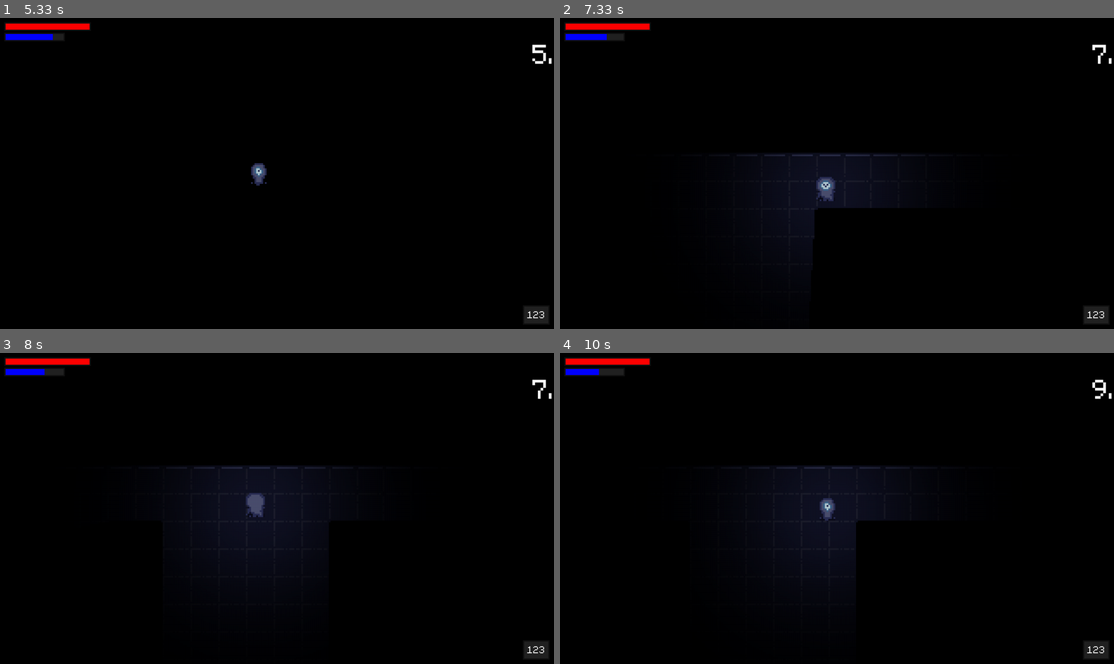
Above: before the commit, frames 1-4 (two rows, left to right).
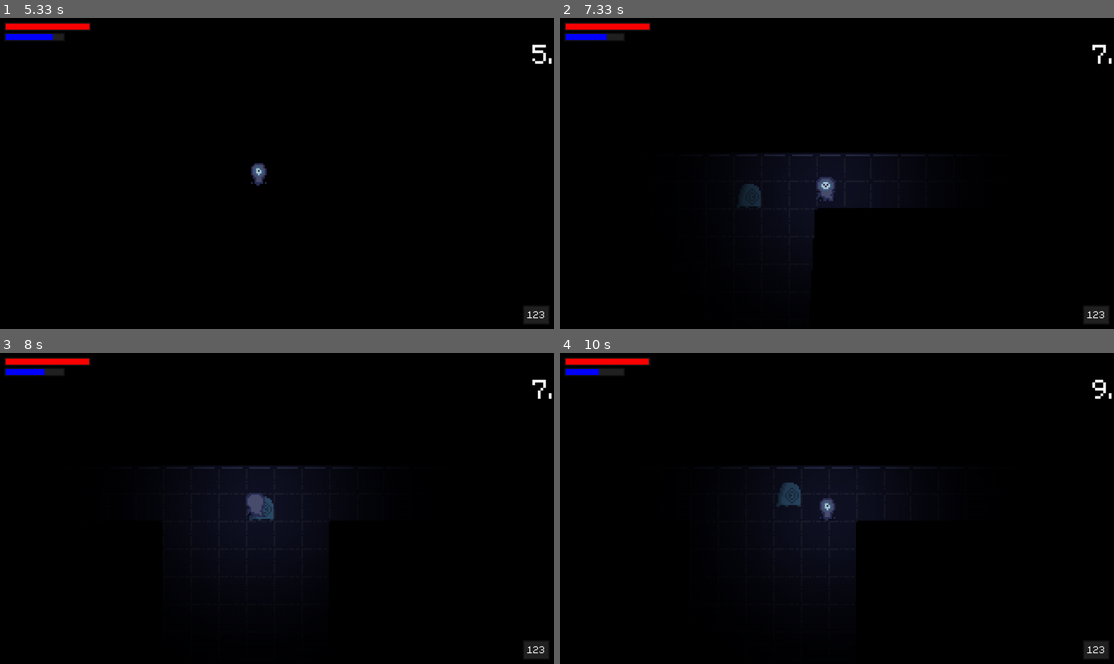
Above: after the commit, the same moments.

Repository: SushiOnToast/pygame-community-spring-jam-2025
Game: pygame game, started from code/main.py
Two runs of this game, one before a commit and one after it. Both use one fixed random seed, a clock stepped at 60 frames per second and the inputs below.
Inputs (mouse positions are in pixels of both pictures, inside the frame that each line leads up to):
- Up to frame 1 (5.33 s): click (277, 154) at 0.38 s; hold D 0.67-1.13 s; move the mouse to (254, 185) at 0.7 s; hold W 1.17-1.47 s; tap Space at 1.23, 1.57, 1.87, 2.07, 2.37, 2.63, 2.97, 3.27, 3.4, 3.8, 4.1, 4.47, 4.87, 5.17 s; hold D 1.5-1.97 s; hold A 2-2.53 s; hold S 2.57-2.87 s; hold A 2.9-3.3 s; hold W 3.33-3.7 s; hold D 3.73-4.37 s; hold S 4.4-4.77 s; hold A 4.8-5.27 s; hold D from 5.3 s (still down)
- Up to frame 2 (7.33 s): tap Space at 5.37, 5.67, 5.87, 6.2, 6.5, 6.7, 7, 7.27 s; release D at 5.77 s; hold W 5.8-6.1 s; hold D 6.13-6.6 s; hold A 6.63-7.17 s; hold S from 7.2 s (still down)
- Up to frame 3 (8 s): release S at 7.5 s; hold A 7.53-7.93 s; tap Space at 7.6, 7.9 s; hold W from 7.97 s (still down)
- Up to frame 4 (10 s): tap Space at 8.03, 8.43, 8.73, 9.1, 9.5, 9.8 s; release W at 8.33 s; hold D 8.37-9 s; hold S 9.03-9.4 s; hold A 9.43-9.9 s; hold D from 9.93 s (still down)

Frame 1 is identical in both runs. In frame 2, 0.2% of the frame differs, in the area x 32-37%, y 53-61%; in frame 3, 0.1%; in frame 4, 0.3%, in the area x 16-44%, y 1-50%.

Commit message:
update enemy spawn points

Diff:
--- a/code/level.py
+++ b/code/level.py
@@ -46,13 +46,13 @@
         if col == "295":
           self.player = Player(
             (x, y), [self.visible_sprites], self.obstacle_sprites, self.cover_surf)
-        if col != "-1" and col != "295":
-          Tile((x, y), [self.obstacle_sprites], "invisible")
-        elif col == 's':
+        if col == '1':
           Enemy('stalker', (x, y), [
                 self.visible_sprites], self.obstacle_sprites)
-        elif col == 'b':
+        if col == '2':
           BlindEnemy((x, y), [self.visible_sprites], self.obstacle_sprites)
+        if col != "-1" and col != "295" and col != "1" and col != "2":
+          Tile((x, y), [self.obstacle_sprites], "invisible")
 
   def get_raycasting_points(self, obstacles):
     obstacle_rects = [obstacle.rect for obstacle in obstacles]
--- a/code/player.py
+++ b/code/player.py
@@ -52,7 +52,7 @@
     # tracking time
     self.last_update_time = pygame.time.get_ticks()
     self.zero_energy_time = None
-    self.echolocation_cooldown_after_zero = 58000
+    self.echolocation_cooldown_after_zero = 4000
     self.energy_regen_pause_time = 0  # timestamp until which regen is paused
     self.energy_regen_pause_duration = 1000  # 1 second in milliseconds
 
--- a/map/boundary1.csv
+++ b/map/boundary1.csv
@@ -1,6 +1,6 @@
 85,93,93,93,93,93,93,93,93,93,93,93,93,93,93,93,93,93,93,86
 84,-1,-1,-1,-1,-1,-1,-1,-1,-1,-1,-1,-1,-1,-1,-1,-1,-1,-1,82
-84,-1,-1,-1,-1,-1,-1,-1,-1,-1,-1,-1,-1,-1,-1,-1,-1,-1,-1,82
+84,-1,-1,-1,-1,-1,-1,-1,-1,1,-1,-1,-1,-1,-1,-1,-1,-1,-1,82
 84,-1,-1,72,73,74,-1,-1,-1,-1,-1,-1,-1,-1,-1,-1,-1,-1,-1,82
 84,-1,-1,82,85,94,-1,-1,-1,-1,-1,-1,-1,72,73,73,73,74,-1,82
 84,-1,-1,82,84,-1,-1,-1,-1,-1,-1,-1,-1,82,85,93,93,94,-1,82
@@ -13,8 +13,8 @@
 84,-1,-1,-1,-1,-1,-1,82,84,-1,-1,82,81,84,-1,-1,-1,-1,-1,82
 84,-1,-1,-1,-1,-1,-1,82,84,-1,-1,82,81,84,-1,-1,-1,-1,-1,82
 84,-1,-1,-1,-1,-1,-1,82,84,-1,-1,92,93,94,-1,-1,295,-1,-1,82
-84,-1,-1,-1,-1,-1,-1,82,84,-1,-1,-1,-1,-1,-1,-1,-1,-1,-1,82
+84,1,-1,-1,-1,-1,-1,82,84,-1,-1,-1,-1,-1,-1,-1,-1,-1,-1,82
 84,-1,-1,72,73,73,73,96,84,-1,-1,-1,-1,-1,-1,-1,-1,-1,-1,82
-84,-1,-1,92,93,93,93,93,94,-1,-1,-1,-1,-1,-1,-1,-1,-1,-1,82
+84,-1,-1,92,93,93,93,93,94,-1,-1,-1,2,-1,-1,-1,-1,-1,-1,82
 84,-1,-1,-1,-1,-1,-1,-1,-1,-1,-1,-1,-1,-1,-1,-1,-1,-1,-1,82
 95,73,73,73,73,73,73,73,73,73,73,73,73,73,73,73,73,73,73,96
--- a/map/boundary2.csv
+++ b/map/boundary2.csv
@@ -1,25 +1,25 @@
 85,93,93,93,93,93,93,93,93,93,93,93,93,93,93,93,93,93,93,93,93,93,93,93,86
 84,-1,-1,-1,-1,-1,-1,-1,-1,-1,-1,-1,-1,-1,-1,-1,-1,-1,-1,-1,-1,-1,-1,-1,82
-84,-1,-1,-1,72,74,-1,-1,-1,-1,-1,-1,-1,-1,-1,-1,-1,-1,-1,-1,-1,72,74,-1,82
+84,-1,2,-1,72,74,-1,-1,-1,-1,-1,-1,-1,-1,-1,-1,-1,-1,-1,-1,-1,72,74,-1,82
 84,-1,-1,-1,82,95,73,73,73,73,74,-1,-1,-1,-1,-1,-1,-1,-1,-1,-1,82,84,-1,82
 84,-1,-1,-1,92,93,93,93,93,86,95,73,73,74,-1,-1,72,73,73,73,73,96,84,-1,82
 84,-1,-1,-1,-1,-1,-1,-1,-1,82,81,81,81,84,-1,-1,82,85,93,93,93,93,94,-1,82
 84,-1,-1,-1,-1,-1,-1,-1,-1,92,93,93,93,94,-1,-1,82,84,-1,-1,-1,-1,-1,-1,82
-84,-1,-1,-1,-1,-1,-1,-1,-1,-1,-1,-1,-1,-1,-1,-1,82,84,-1,-1,-1,-1,-1,-1,82
+84,-1,-1,-1,-1,-1,-1,-1,-1,-1,-1,-1,-1,-1,-1,-1,82,84,-1,-1,-1,-1,1,-1,82
 84,-1,72,73,73,73,73,73,73,73,73,73,73,74,-1,-1,82,84,-1,-1,-1,-1,-1,-1,82
 84,-1,92,93,93,86,85,93,93,93,93,93,-1,84,-1,-1,82,84,-1,72,73,74,-1,-1,82
 84,-1,-1,-1,-1,82,84,-1,-1,-1,-1,-1,82,84,-1,-1,92,94,-1,82,83,84,-1,-1,82
 84,-1,-1,-1,-1,82,84,-1,-1,-1,-1,-1,82,84,-1,-1,-1,-1,-1,92,93,94,-1,-1,82
-84,-1,-1,-1,-1,82,84,-1,-1,-1,-1,-1,82,84,-1,-1,-1,-1,-1,-1,-1,-1,-1,-1,82
+84,-1,-1,-1,-1,82,84,-1,-1,1,-1,-1,82,84,-1,-1,-1,-1,-1,-1,-1,-1,-1,-1,82
 84,-1,-1,-1,-1,82,84,-1,-1,-1,-1,-1,82,95,73,73,73,73,74,-1,-1,-1,-1,-1,82
 84,-1,-1,-1,-1,82,84,-1,-1,-1,-1,-1,92,93,93,93,86,-1,84,-1,-1,-1,-1,-1,82
 84,-1,72,74,-1,82,84,-1,-1,-1,-1,-1,-1,-1,-1,-1,82,-1,84,-1,-1,-1,-1,-1,82
 84,-1,82,84,-1,82,84,-1,-1,-1,-1,-1,-1,-1,-1,-1,82,-1,84,-1,-1,-1,-1,-1,82
 84,-1,82,84,-1,82,84,-1,-1,-1,-1,295,-1,-1,-1,-1,82,-1,84,-1,-1,-1,-1,-1,82
-84,-1,92,94,-1,82,84,-1,-1,-1,-1,-1,-1,-1,-1,-1,82,-1,84,-1,-1,-1,-1,-1,82
+84,-1,92,94,-1,82,84,-1,-1,-1,-1,-1,-1,-1,-1,-1,82,-1,84,-1,-1,2,-1,-1,82
 84,-1,-1,-1,-1,82,95,73,73,74,-1,-1,-1,72,73,73,96,-1,84,-1,-1,-1,-1,-1,82
 84,-1,-1,-1,-1,92,93,93,93,94,-1,-1,-1,82,-1,-1,-1,-1,84,-1,-1,-1,-1,-1,82
 84,-1,-1,-1,-1,-1,-1,-1,-1,-1,-1,-1,-1,92,93,93,93,93,94,-1,-1,-1,-1,-1,82
-84,-1,-1,-1,-1,-1,-1,-1,-1,-1,-1,-1,-1,-1,-1,-1,-1,-1,-1,-1,-1,-1,-1,-1,82
+84,-1,-1,2,-1,-1,-1,-1,-1,-1,-1,-1,-1,-1,-1,-1,-1,-1,-1,-1,-1,-1,-1,-1,82
 84,-1,-1,-1,-1,-1,-1,-1,-1,-1,-1,-1,-1,-1,-1,-1,-1,-1,-1,-1,-1,-1,-1,-1,82
 95,73,73,73,73,73,73,73,73,73,73,73,73,73,73,73,73,73,73,73,73,73,73,73,96
--- a/map/boundary3.csv
+++ b/map/boundary3.csv
@@ -2,10 +2,10 @@
 84,-1,-1,-1,-1,-1,-1,-1,-1,-1,-1,-1,-1,-1,-1,-1,-1,-1,-1,-1,-1,-1,-1,-1,-1,-1,-1,-1,-1,82
 84,-1,-1,-1,-1,-1,-1,-1,-1,-1,-1,-1,-1,-1,-1,-1,-1,-1,-1,-1,-1,-1,-1,-1,-1,-1,-1,-1,-1,82
 84,-1,-1,-1,-1,-1,72,74,-1,-1,-1,-1,-1,-1,72,73,73,73,73,73,74,-1,-1,-1,-1,-1,-1,-1,-1,82
-84,-1,-1,-1,-1,-1,82,84,-1,-1,295,-1,-1,-1,82,85,93,93,93,93,94,-1,-1,-1,-1,-1,-1,-1,-1,82
+84,-1,-1,2,-1,-1,82,84,-1,-1,295,-1,-1,-1,82,85,93,93,93,93,94,-1,-1,-1,-1,-1,-1,-1,-1,82
 84,-1,-1,-1,-1,-1,82,84,-1,-1,-1,-1,-1,-1,82,84,-1,-1,-1,-1,-1,-1,-1,-1,-1,-1,-1,-1,-1,82
 84,-1,-1,-1,-1,-1,82,84,-1,-1,-1,-1,-1,-1,82,84,-1,-1,-1,-1,-1,-1,-1,-1,-1,-1,-1,-1,-1,82
-84,-1,-1,-1,-1,-1,82,84,-1,-1,-1,-1,-1,-1,82,84,-1,-1,72,73,73,73,73,74,-1,-1,-1,-1,-1,82
+84,-1,-1,-1,-1,-1,82,84,-1,-1,-1,-1,-1,-1,82,84,-1,-1,72,73,73,73,73,74,-1,-1,2,-1,-1,82
 84,-1,-1,-1,-1,-1,82,84,-1,-1,-1,-1,-1,-1,82,84,-1,-1,82,83,83,83,83,84,-1,-1,-1,-1,-1,82
 84,-1,-1,72,73,73,96,95,73,73,73,74,-1,-1,82,84,-1,-1,92,93,93,93,93,94,-1,-1,-1,-1,-1,82
 84,-1,-1,92,93,93,93,93,93,93,86,84,-1,-1,82,84,-1,-1,-1,-1,-1,-1,-1,-1,-1,-1,-1,-1,-1,82
@@ -22,8 +22,8 @@
 84,-1,-1,-1,82,83,84,-1,-1,-1,-1,-1,-1,-1,82,84,-1,-1,-1,-1,-1,-1,-1,-1,-1,-1,-1,-1,-1,82
 84,-1,-1,-1,82,83,84,-1,-1,-1,-1,-1,-1,-1,82,84,-1,-1,72,73,73,73,73,73,73,74,-1,-1,-1,82
 84,-1,-1,-1,92,93,94,-1,72,73,73,73,73,73,96,84,-1,-1,82,83,83,83,83,83,83,84,-1,-1,-1,82
-84,-1,-1,-1,-1,-1,-1,-1,92,93,93,93,93,93,86,84,-1,-1,82,83,83,81,81,81,81,84,-1,-1,-1,82
-84,-1,-1,-1,-1,-1,-1,-1,-1,-1,-1,-1,-1,-1,82,84,-1,-1,82,83,83,83,83,83,83,84,-1,-1,-1,82
+84,-1,-1,-1,-1,-1,-1,-1,92,93,93,93,93,93,86,84,-1,-1,82,83,83,81,81,81,81,84,1,-1,-1,82
+84,-1,-1,-1,-1,-1,-1,1,-1,-1,-1,-1,-1,-1,82,84,-1,-1,82,83,83,83,83,83,83,84,-1,-1,-1,82
 84,-1,-1,-1,72,73,73,73,73,73,73,73,73,73,96,84,-1,-1,92,93,93,93,93,93,93,94,-1,-1,-1,82
 84,-1,-1,-1,92,93,93,93,93,93,93,93,93,93,93,94,-1,-1,-1,-1,-1,-1,-1,-1,-1,-1,-1,-1,-1,82
 84,-1,-1,-1,-1,-1,-1,-1,-1,-1,-1,-1,-1,-1,-1,-1,-1,-1,-1,-1,-1,-1,-1,-1,-1,-1,-1,-1,-1,82
Binary file added: graphics/objects/resonance_core.png
